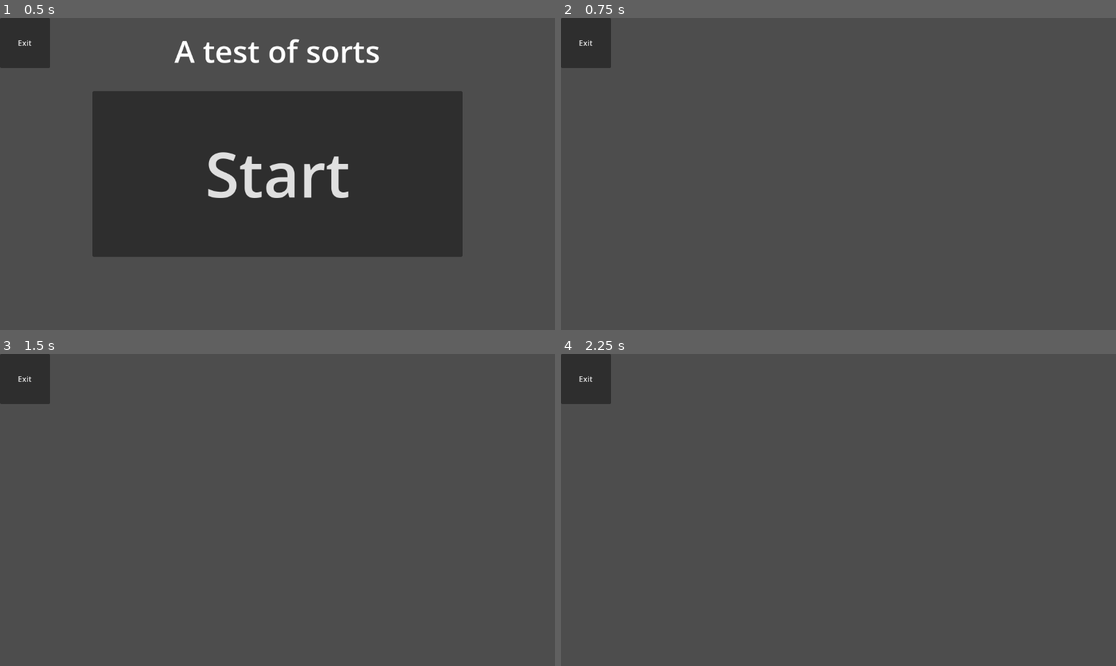
Above: before the commit, frames 1-4 (two rows, left to right).
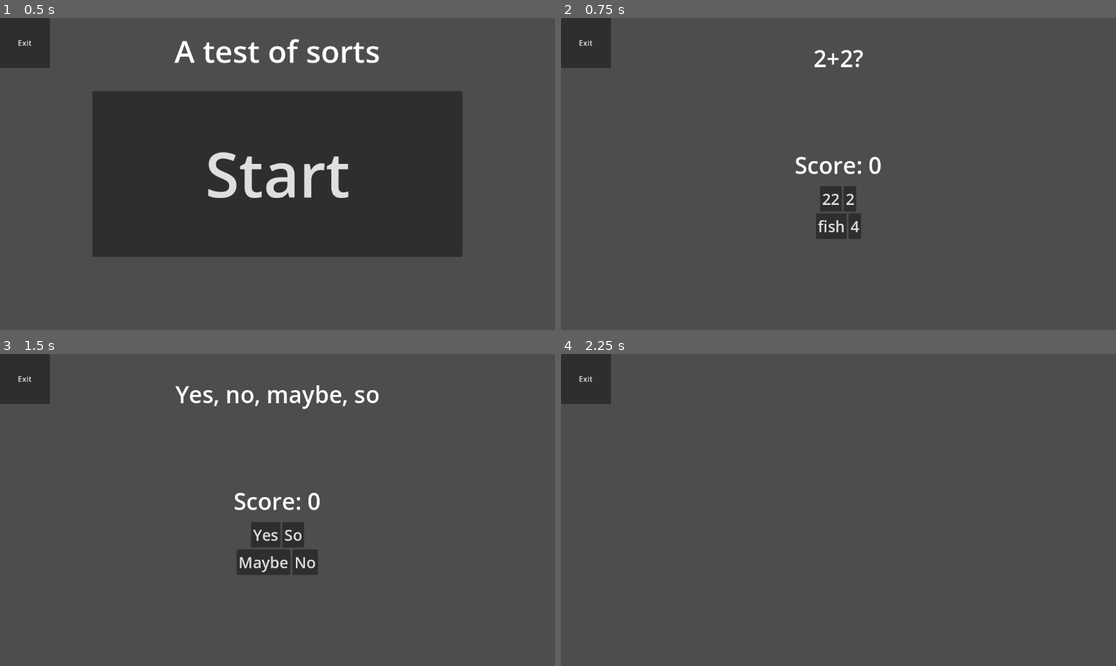
Above: after the commit, the same moments.

Repository: V3AI-Seven/processing-assignments-10
Game: Godot game, scene res://scenes/projects/test.tscn
Two runs of this game, one before a commit and one after it. Both use one fixed random seed, a clock stepped at 60 frames per second and the inputs below. This scene is started directly instead of the project's main scene.
Inputs (mouse positions are in pixels of both pictures, inside the frame that each line leads up to):
- Up to frame 1 (0.5 s): no input
- Up to frame 2 (0.75 s): click "Start" at 0.5 s
- Up to frame 3 (1.5 s): click (271, 534) at 1.25 s, where only the run after the commit has a clickable "22"
- Up to frame 4 (2.25 s): click (827, 534) at 2 s, where only the run after the commit has a clickable "Yes"

Frame 1 is identical in both runs. In frame 2, 1.6% of the frame differs, in the area x 42-58%, y 10-71%; in frame 3, 2.8%, in the area x 31-69%, y 10-71%; in frame 4, nothing differs.

Commit message:
Functioning quiz logic
just needs more questions and an end screen

Diff:
--- a/project.godot
+++ b/project.godot
@@ -23,6 +23,13 @@
 
 project/assembly_name="CompSci 10 Processing"
 
+[file_customization]
+
+folder_colors={
+"res://scenes/": "orange",
+"res://scripts/": "blue"
+}
+
 [rendering]
 
 renderer/rendering_method="gl_compatibility"
--- a/scenes/projects/test.tscn
+++ b/scenes/projects/test.tscn
@@ -1,9 +1,76 @@
-[gd_scene load_steps=5 format=3 uid="uid://u1p0vojt75ux"]
+[gd_scene load_steps=12 format=3 uid="uid://u1p0vojt75ux"]
 
 [ext_resource type="Script" uid="uid://b667aitbi2w2m" path="res://scripts/Test/test.gd" id="1_xqpen"]
 [ext_resource type="PackedScene" uid="uid://d4mmehk8jrrto" path="res://scenes/templates/exit_button.tscn" id="2_7w81a"]
 [ext_resource type="Script" uid="uid://rl5iu6bhvxjb" path="res://scripts/Test/title_screen.gd" id="2_cro8k"]
 [ext_resource type="Script" uid="uid://dttyd4hp4q4lw" path="res://scripts/Test/question.gd" id="3_bgcr8"]
+[ext_resource type="Script" uid="uid://bxpalvhos0lti" path="res://scripts/Test/score_monitoring.gd" id="5_t76ik"]
+[ext_resource type="AudioStream" uid="uid://buxt1m7wv2ceo" path="res://scripts/Test/Sounds/echec-370391.mp3" id="6_pb7v1"]
+[ext_resource type="AudioStream" uid="uid://nmxtfe66vj2f" path="res://scripts/Test/Sounds/success-340660.mp3" id="7_0ltnd"]
+
+[sub_resource type="Animation" id="Animation_t76ik"]
+resource_name = "FadeInCorrect"
+tracks/0/type = "value"
+tracks/0/imported = false
+tracks/0/enabled = true
+tracks/0/path = NodePath(".:visible_ratio")
+tracks/0/interp = 1
+tracks/0/loop_wrap = true
+tracks/0/keys = {
+"times": PackedFloat32Array(0, 0.76666665),
+"transitions": PackedFloat32Array(1, 1),
+"update": 0,
+"values": [0.0, 1.0]
+}
+
+[sub_resource type="Animation" id="Animation_vijmd"]
+resource_name = "FadeInIncorrect"
+tracks/0/type = "value"
+tracks/0/imported = false
+tracks/0/enabled = true
+tracks/0/path = NodePath("../IncorrectMessage:visible_ratio")
+tracks/0/interp = 1
+tracks/0/loop_wrap = true
+tracks/0/keys = {
+"times": PackedFloat32Array(0, 0.96666664),
+"transitions": PackedFloat32Array(1, 1),
+"update": 0,
+"values": [0.0, 1.0]
+}
+
+[sub_resource type="Animation" id="Animation_7w81a"]
+length = 0.001
+tracks/0/type = "value"
+tracks/0/imported = false
+tracks/0/enabled = true
+tracks/0/path = NodePath(".:visible_ratio")
+tracks/0/interp = 1
+tracks/0/loop_wrap = true
+tracks/0/keys = {
+"times": PackedFloat32Array(0),
+"transitions": PackedFloat32Array(1),
+"update": 0,
+"values": [1.0]
+}
+tracks/1/type = "value"
+tracks/1/imported = false
+tracks/1/enabled = true
+tracks/1/path = NodePath("../IncorrectMessage:visible_ratio")
+tracks/1/interp = 1
+tracks/1/loop_wrap = true
+tracks/1/keys = {
+"times": PackedFloat32Array(0),
+"transitions": PackedFloat32Array(1),
+"update": 0,
+"values": [1.0]
+}
+
+[sub_resource type="AnimationLibrary" id="AnimationLibrary_pb7v1"]
+_data = {
+&"FadeInCorrect": SubResource("Animation_t76ik"),
+&"FadeInIncorrect": SubResource("Animation_vijmd"),
+&"RESET": SubResource("Animation_7w81a")
+}
 
 [node name="Test" type="Control"]
 layout_mode = 3
@@ -97,5 +164,57 @@
 theme_override_font_sizes/font_size = 32
 text = "Answer4"
 
+[node name="AnimationPlayer" type="AnimationPlayer" parent="TemplateQuestion"]
+root_node = NodePath("CorrectMessage")
+libraries = {
+&"": SubResource("AnimationLibrary_pb7v1")
+}
+
+[node name="CorrectMessage" type="Label" parent="TemplateQuestion/AnimationPlayer"]
+visible = false
+offset_left = 424.0
+offset_top = 160.0
+offset_right = 728.0
+offset_bottom = 227.0
+theme_override_font_sizes/font_size = 48
+text = "Correct!"
+horizontal_alignment = 1
+vertical_alignment = 1
+
+[node name="IncorrectMessage" type="Label" parent="TemplateQuestion/AnimationPlayer"]
+visible = false
+offset_left = 424.0
+offset_top = 160.0
+offset_right = 728.0
+offset_bottom = 227.0
+theme_override_font_sizes/font_size = 48
+text = "Incorrect!"
+horizontal_alignment = 1
+vertical_alignment = 1
+
+[node name="Score" type="Label" parent="TemplateQuestion"]
+layout_mode = 0
+offset_left = 220.0
+offset_top = 272.0
+offset_right = 428.0
+offset_bottom = 295.0
+theme_override_font_sizes/font_size = 48
+text = "Score: 0"
+horizontal_alignment = 1
+script = ExtResource("5_t76ik")
+
+[node name="Failure" type="AudioStreamPlayer2D" parent="TemplateQuestion"]
+position = Vector2(324, 256)
+stream = ExtResource("6_pb7v1")
+
+[node name="Success" type="AudioStreamPlayer2D" parent="TemplateQuestion"]
+position = Vector2(324, 256)
+stream = ExtResource("7_0ltnd")
+
 [connection signal="start_test" from="TitleScreen" to="TemplateQuestion" method="start"]
 [connection signal="pressed" from="TitleScreen/StartButton" to="TitleScreen" method="start"]
+[connection signal="score_change" from="TemplateQuestion" to="TemplateQuestion/Score" method="update_score"]
+[connection signal="pressed" from="TemplateQuestion/AnswerButtons/AnswerButtonsTop/Answer1" to="TemplateQuestion" method="answer_1"]
+[connection signal="pressed" from="TemplateQuestion/AnswerButtons/AnswerButtonsTop/Answer2" to="TemplateQuestion" method="answer_2"]
+[connection signal="pressed" from="TemplateQuestion/AnswerButtons/AnswerButtonsBottom/Answer3" to="TemplateQuestion" method="answer_3"]
+[connection signal="button_up" from="TemplateQuestion/AnswerButtons/AnswerButtonsBottom/Answer4" to="TemplateQuestion" method="answer_4"]
--- a/scripts/Test/question.gd
+++ b/scripts/Test/question.gd
@@ -1,24 +1,112 @@
 extends Control
 
-func generate_question(title:String, answers:Array, correct_answer:int, question_index:int) -> void:
-	var buttons = $AnswerButtons
+signal score_change(new_score: int)
+
+var current_question = 0
+var current_correct_button = -1
+var score = 0
+var buttons
+
+func _ready() -> void:
+	buttons = $AnswerButtons
+
+func generate_question(title:String, answers:Array, correct_answer:int) -> void:
+
 
 	var answer1 = $AnswerButtons/AnswerButtonsTop/Answer1
 	var answer2 = $AnswerButtons/AnswerButtonsTop/Answer2
 	var answer3 = $AnswerButtons/AnswerButtonsBottom/Answer3
 	var answer4 = $AnswerButtons/AnswerButtonsBottom/Answer4
 
+	var titleText = $QuestionTitle
+
 	print("Generating question")
 
 	buttons.visible = false
-	Utilities.delay(2)
+	visible = false
+	Utilities.delay(1)
 
 	answer1.text = answers[0]
 	answer2.text = answers[1]
 	answer3.text = answers[2]
 	answer4.text = answers[3]
+
+	titleText.text = title
+
+	current_correct_button = correct_answer
+
 	buttons.visible = true
+	visible = true
+	print("Questions Visible")
+
 
 func start() -> void:
 	print("Starting quiz")
-	generate_question("2+2?", ["22","2","fish","4"], 3,1)
+	current_question = 1
+	generate_question("2+2?", ["22","2","fish","4"], 3) #Simple math question
+
+
+func next_question() -> void:
+	current_question += 1
+
+	match current_question:
+		2:
+			generate_question("Yes, no, maybe, so",["Yes","So","Maybe","No"], 2)
+
+func question_correct() -> void:
+	score += 1
+	print("Question Correct!")
+	print("New score: "+str(score))
+
+	score_change.emit(score)
+	buttons.visible = false
+	visible = false
+	$Success.play()
+
+func question_incorrect() -> void:
+	buttons.visible = false
+	visible = false
+	$Failure.play()
+
+
+#Yes this is quite redundant, and could be replaced with more functions, but it was fast and it is easy to runderstand from a readerr's perspectives
+#All of these are connected with signals(a way of linking events). if you open in the Godot editor, you can see the connections
+func answer_1() -> void:
+	if current_correct_button == 1:
+		#$AnimationPlayer.play("FadeInCorrect")
+		question_correct()
+		next_question()
+	else:
+		#$AnimationPlayer.play("FadeInIncorrect")
+		question_incorrect()
+		next_question()
+
+func answer_2() -> void:
+	if current_correct_button == 2:
+		#$AnimationPlayer.play("FadeInCorrect")
+		question_correct()
+		next_question()
+	else:
+		#$AnimationPlayer.play("FadeInIncorrect")
+		question_incorrect()
+		next_question()
+
+func answer_3() -> void:
+	if current_correct_button == 3:
+		#$AnimationPlayer.play("FadeInCorrect")
+		question_correct()
+		next_question()
+	else:
+		#$AnimationPlayer.play("FadeInIncorrect")
+		question_incorrect()
+		next_question()
+
+func answer_4() -> void:
+	if current_correct_button == 4:
+		#$AnimationPlayer.play("FadeInCorrect")
+		question_correct()
+		next_question()
+	else:
+		#$AnimationPlayer.play("FadeInIncorrect")
+		question_incorrect()
+		next_question()
--- /dev/null
+++ b/scripts/Test/score_monitoring.gd
@@ -0,0 +1,4 @@
+extends Label
+
+func update_score(score: int) ->void:
+	text = "Score: " +str(score)
Not shown, added: scripts/Test/Sounds/echec-370391.mp3.import
Not shown, added: scripts/Test/Sounds/success-340660.mp3.import
Not shown, added: scripts/Test/score_monitoring.gd.uid
Not shown, added: scripts/Test/Sounds/echec-370391.mp3
Not shown, added: scripts/Test/Sounds/success-340660.mp3
